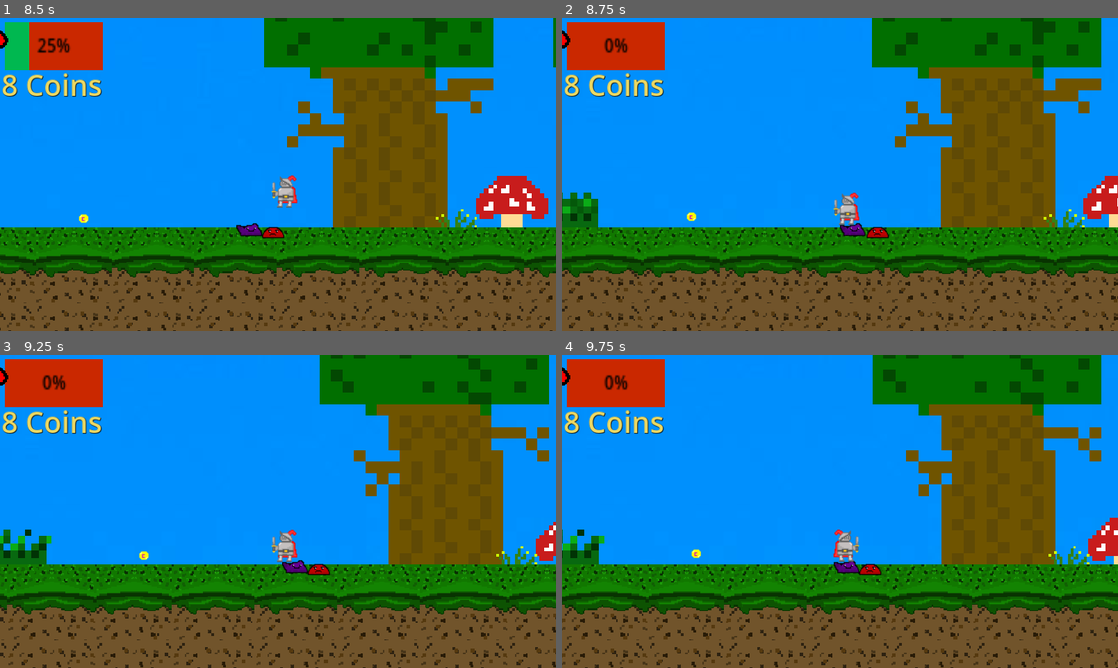
Above: before the commit, frames 1-4 (two rows, left to right).
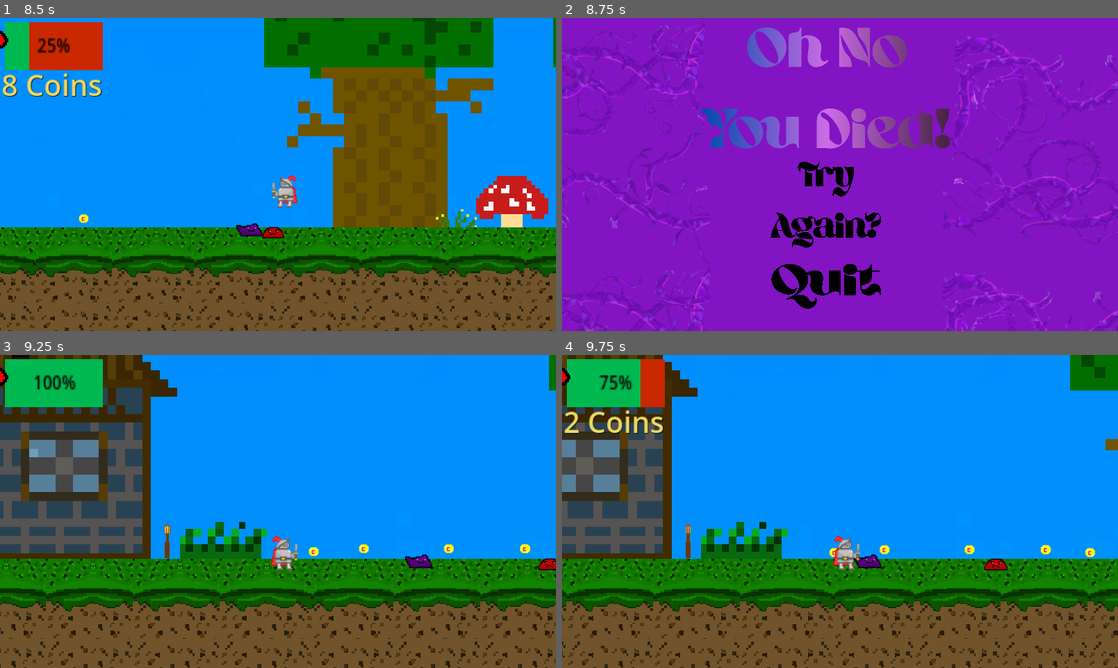
Above: after the commit, the same moments.

Repository: NotCritKai/TCITC
Game: Godot game, scene res://scenes/Main_Menu.tscn
Same seed, same stepped clock (60 frames per second), same inputs: the game is played once before the commit and once after it.
Inputs (mouse positions are in pixels of both pictures, inside the frame that each line leads up to):
- Up to frame 1 (8.5 s): click (278, 315) at 0.5 s; click (166, 193) at 1.25 s; move the mouse to (400, 158) at 2.02 s; hold D (move_right) 2.03-3.53 s; tap Shift (sprint) at 2.1, 4.35, 6.6 s; tap W (jump) at 2.27, 3.02, 4.52, 5.27, 6.02, 7.52, 8.27 s; move the mouse to (166, 190) at 2.77 s; tap Mouse wheel up (zoom_in) at 2.85, 7.35 s; move the mouse to (333, 105) at 3.52 s; hold A (move_left) 3.53-4.28 s; hold Mouse wheel down (zoom_out) 3.53-4.28 s; move the mouse to (250, 237) at 4.27 s; hold D (move_right) 4.28-5.78 s; move the mouse to (444, 221) at 5.02 s; hold Mouse wheel up (zoom_in) 5.03-5.78 s; move the mouse to (111, 127) at 5.77 s; hold A (move_left) 5.78-6.53 s; tap Mouse wheel down (zoom_out) at 5.85 s; move the mouse to (305, 174) at 6.52 s; hold D (move_right) 6.53-7.28 s; move the mouse to (194, 96) at 7.27 s; hold A (move_left) from 7.28 s (still down); move the mouse to (400, 158) at 8.02 s; hold Mouse wheel down (zoom_out) from 8.03 s (still down)
- Up to frame 2 (8.75 s): keep holding A (move_left); keep holding Mouse wheel down (zoom_out)
- Up to frame 3 (9.25 s): release A (move_left) at 8.75 s; release Mouse wheel down (zoom_out) at 8.75 s; click (261, 539) at 8.77 s
- Up to frame 4 (9.75 s): move the mouse to (728, 527) at 9.52 s; hold D (move_right) from 9.53 s (still down); tap Shift (sprint) at 9.6 s

Frame 1 is identical in both runs. In frame 2, 100% of the frame differs, in the area x 0-100%, y 0-100%; in frame 3, 50%; in frame 4, 44%.

Commit message:
Death by Enemies

Diff:
--- a/scripts/player.gd
+++ b/scripts/player.gd
@@ -32,6 +32,7 @@
 	health_bar.max_value = maxHealth
 	health_bar.value = currentHealth
 
+
 	print("Player ready with health:", currentHealth)
 
 func _physics_process(delta: float) -> void:
@@ -63,6 +64,8 @@
 		velocity.x = direction * SPEED
 	else:
 		velocity.x = move_toward(velocity.x, 0, SPEED)
+	if currentHealth == 0:
+		get_tree().change_scene_to_file("res://scenes/death_menu.tscn")
 
 	move_and_slide()
 
